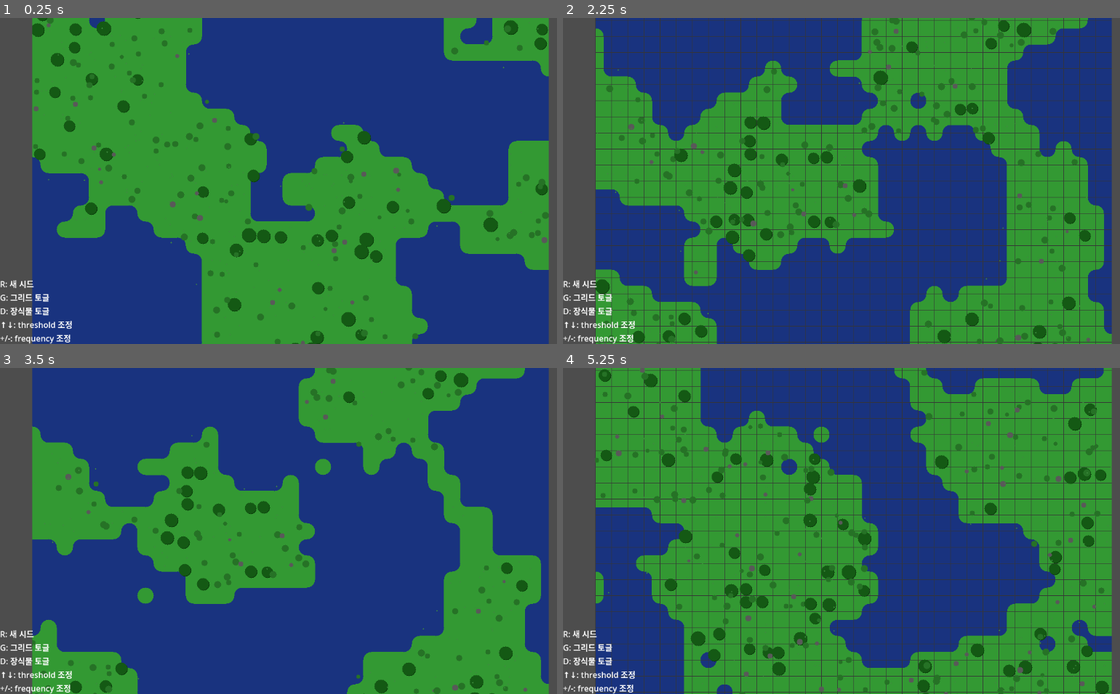
Above: before the commit, frames 1-4 (two rows, left to right).
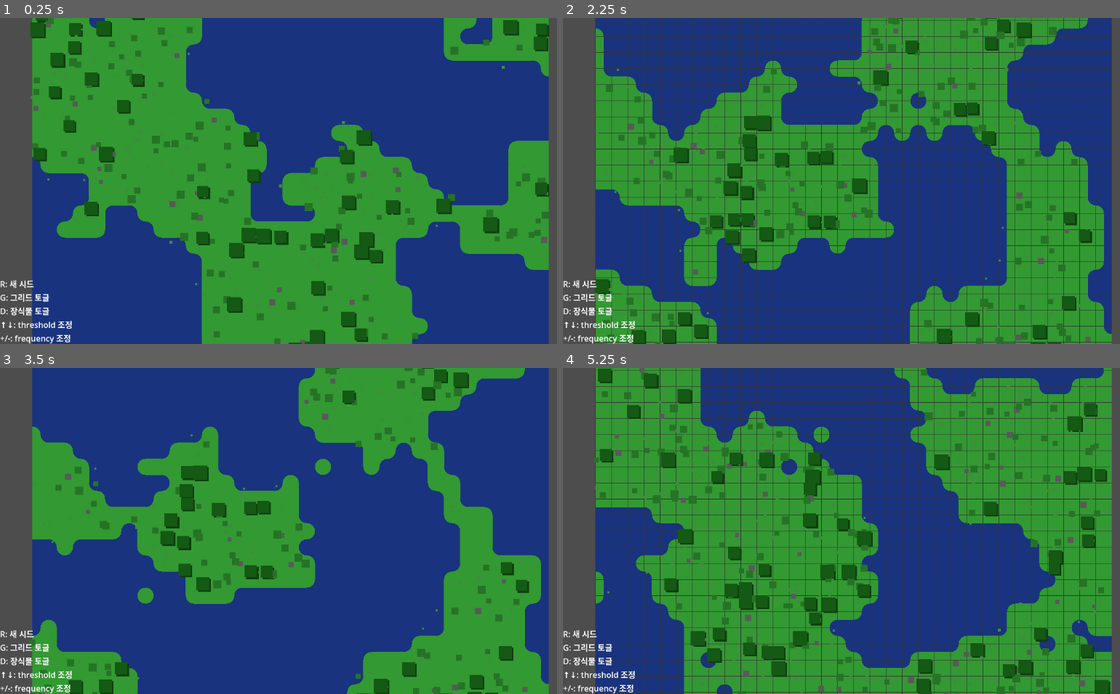
Above: after the commit, the same moments.

Repository: choe050919/World-Generator
Game: Godot game, scene res://demos/terrain/dual_grid_demo.tscn
The game is run twice, just before and just after one commit, with the same random seed, the same clock (stepped at 60 frames per second) and the same inputs. The project has no main scene, so this scene is started directly.
Inputs:
- Up to frame 1 (0.25 s): no input
- Up to frame 2 (2.25 s): tap Enter at 0.5, 2 s; hold D 0.53-1.28 s; tap R at 0.6, 2.1 s; tap Space at 1.25 s; hold Down 1.28-2.03 s; tap G at 1.35 s; hold D from 2.03 s (still down)
- Up to frame 3 (3.5 s): tap Space at 2.75 s; release D at 2.78 s; hold Up from 2.78 s (still down); tap G at 2.85 s
- Up to frame 4 (5.25 s): tap Enter at 3.5 s; release Up at 3.53 s; hold Down from 3.53 s (still down); tap R at 3.6, 5.1 s; tap Space at 4.25 s; tap G at 4.35 s

The runs differ from the first frame. In frame 1, 2.8% of the frame differs, in the area x 5-99%, y 0-100%; in frame 2, 2.6%; in frame 3, 1.8%; in frame 4, 3.7%.

Commit message:
refactor: Optimize decoration system using MultiMeshInstance2D
Refactor decoration rendering from CPU-based pixel manipulation to GPU-accelerated
hardware instancing. Replaces the slow DecorationLayer with a Node2D-based
DualGridDecorations system.

Changes:
- Optimization: Switch to MultiMeshInstance2D (1 draw call vs thousands of pixels)
- Architecture: Convert decoration logic from RefCounted helper to Node2D
- Fix: Resolve coordinate misalignment by parenting decorations to the terrain View
- Transformation: Adapt logic to use Transform2D (scale/position) instead of pixel radii

Files:
- dual_grid_decorations.gd (new): MultiMesh implementation
- dual_grid_demo.gd: integrate new decoration node and fix parenting
- decoration_layer.gd (deleted): superseded by new system

Diff:
--- a/demos/terrain/dual_grid_demo.gd
+++ b/demos/terrain/dual_grid_demo.gd
@@ -18,7 +18,8 @@
 var _factory := NoiseFieldFactory.new()
 var _terrain: DualGridTerrain
 var _visualizer: DualGridVisualizer
-var _decoration_layer: DecorationLayer
+#var _decoration_layer: DecorationLayer
+var _decorations: DualGridDecorations
 
 func _ready() -> void:
 	_setup()
@@ -32,7 +33,9 @@
 	_visualizer.tile_pixel_size = tile_pixel_size
 	_visualizer.show_grid = show_grid
 
-	_decoration_layer = DecorationLayer.new()
+	#_decoration_layer = DecorationLayer.new()
+	_decorations = DualGridDecorations.new()
+	view.add_child(_decorations)
 
 func _regenerate() -> void:
 	# 노이즈 필드 생성
@@ -54,12 +57,14 @@
 
 func _render() -> void:
 	var img := _visualizer.render(_terrain)
+	view.texture = ImageTexture.create_from_image(img)
 
 	# 장식물 레이어 적용 (선택적)
 	if show_decorations:
-		img = _decoration_layer.apply(img, _terrain, noise_seed)
-
-	view.texture = ImageTexture.create_from_image(img)
+		_decorations.visible = true
+		_decorations.generate(_terrain, tile_pixel_size, noise_seed)
+	else:
+		_decorations.visible = false
 
 func _unhandled_input(event: InputEvent) -> void:
 	if event is InputEventKey and event.pressed:
--- /dev/null
+++ b/dual_grid_decorations.gd
@@ -0,0 +1,154 @@
+class_name DualGridDecorations
+extends Node2D
+
+## 장식물 설정
+@export var tree_chance: float = 0.15
+@export var bush_chance: float = 0.3
+@export var rock_chance: float = 0.1
+@export var grass_density: float = 0.4
+
+## 색상 팔레트 (기존 유지)
+var tree_color := Color(0.08, 0.35, 0.08)
+var tree_shadow_color := Color(0.05, 0.25, 0.05)
+var bush_color := Color(0.15, 0.45, 0.15)
+var rock_color := Color(0.35, 0.35, 0.35)
+var grass_color := Color(0.25, 0.55, 0.25)
+
+# 각 장식물 타입별 MultiMeshInstance2D
+var mm_tree_shadow: MultiMeshInstance2D
+var mm_tree: MultiMeshInstance2D
+var mm_bush: MultiMeshInstance2D
+var mm_rock: MultiMeshInstance2D
+var mm_grass: MultiMeshInstance2D
+
+# 텍스처 (없으면 사각형으로 나옴, 원형 텍스처 할당 권장)
+var default_mesh: Mesh
+
+func _ready() -> void:
+	# 기본 메쉬 생성 (1x1 크기의 Quad)
+	default_mesh = QuadMesh.new()
+	default_mesh.size = Vector2(1, 1) # 스케일로 크기 조절 예정
+
+	# 레이어 순서대로 노드 생성 (그림자 -> 풀 -> 바위 -> 덤불 -> 나무)
+	# Y-Sort가 안되므로 레이어 순서가 렌더링 순서가 됨
+	mm_tree_shadow = _create_layer("TreeShadow", default_mesh)
+	mm_grass = _create_layer("Grass", default_mesh)
+	mm_rock = _create_layer("Rock", default_mesh)
+	mm_bush = _create_layer("Bush", default_mesh)
+	mm_tree = _create_layer("Tree", default_mesh)
+
+## MultiMeshInstance2D 노드 생성 및 설정 헬퍼
+func _create_layer(name: String, mesh: Mesh) -> MultiMeshInstance2D:
+	var mmi = MultiMeshInstance2D.new()
+	mmi.name = name
+	mmi.multimesh = MultiMesh.new()
+	mmi.multimesh.transform_format = MultiMesh.TRANSFORM_2D
+	mmi.multimesh.use_colors = true # 개별 색상 사용
+	mmi.multimesh.mesh = mesh
+	add_child(mmi)
+	return mmi
+
+## 외부에서 호출: 지형 데이터를 받아 장식물 배치
+func generate(terrain: DualGridTerrain, tile_pixel_size: int, seed_value: int) -> void:
+	var rng := RandomNumberGenerator.new()
+
+	# 데이터를 모을 배열들 (Transform2D, Color)
+	# 직접 MultiMesh에 넣는 것보다 배열에 모았다가 한 번에 넣는 게 빠름
+	var data = {
+		"tree": {"xforms": [], "colors": []},
+		"shadow": {"xforms": [], "colors": []},
+		"bush": {"xforms": [], "colors": []},
+		"rock": {"xforms": [], "colors": []},
+		"grass": {"xforms": [], "colors": []}
+	}
+
+	for ty in range(terrain.grid_size.y):
+		for tx in range(terrain.grid_size.x):
+			rng.seed = _tile_seed(seed_value, tx, ty)
+			var tile_result := terrain.evaluate_tile(tx, ty)
+
+			_process_tile(tile_result.type, tx, ty, tile_pixel_size, rng, data)
+
+	# 수집된 데이터를 실제 MultiMesh에 적용
+	_apply_to_multimesh(mm_tree, data.tree)
+	_apply_to_multimesh(mm_tree_shadow, data.shadow)
+	_apply_to_multimesh(mm_bush, data.bush)
+	_apply_to_multimesh(mm_rock, data.rock)
+	_apply_to_multimesh(mm_grass, data.grass)
+
+## 타일 시드 생성 (기존 로직 유지)
+func _tile_seed(base_seed: int, x: int, y: int) -> int:
+	return base_seed + x * 73856093 + y * 19349663
+
+## 타일별 장식물 로직 (기존 확률 로직 유지)
+func _process_tile(type: int, tx: int, ty: int, size: int, rng: RandomNumberGenerator, data: Dictionary) -> void:
+	match type:
+		MarchingSquares.TileType.FULL:
+			if rng.randf() < tree_chance:
+				_add_tree(tx, ty, size, rng, data)
+
+			for i in rng.randi_range(0, 2):
+				if rng.randf() < bush_chance:
+					_add_simple(tx, ty, size, rng, bush_color, data.bush, 0.15, 0.25)
+
+			if rng.randf() < rock_chance:
+				_add_simple(tx, ty, size, rng, rock_color, data.rock, 0.12, 0.2)
+
+			for i in rng.randi_range(0, 3):
+				if rng.randf() < grass_density:
+					_add_simple(tx, ty, size, rng, grass_color, data.grass, 0.05, 0.1) # 풀은 작게
+
+		MarchingSquares.TileType.INVERSE_CORNER:
+			if rng.randf() < tree_chance * 0.5:
+				_add_tree(tx, ty, size, rng, data)
+			if rng.randf() < bush_chance:
+				_add_simple(tx, ty, size, rng, bush_color, data.bush, 0.15, 0.25)
+			for i in rng.randi_range(0, 2):
+				if rng.randf() < grass_density:
+					_add_simple(tx, ty, size, rng, grass_color, data.grass, 0.05, 0.1)
+
+		MarchingSquares.TileType.EDGE:
+			if rng.randf() < grass_density * 0.5:
+				_add_simple(tx, ty, size, rng, grass_color, data.grass, 0.05, 0.1)
+
+## 나무 데이터 추가 (그림자 포함)
+func _add_tree(tx: int, ty: int, size: int, rng: RandomNumberGenerator, data: Dictionary) -> void:
+	var offset_x = rng.randi_range(int(size * 0.3), int(size * 0.7))
+	var offset_y = rng.randi_range(int(size * 0.3), int(size * 0.7))
+	var pos = Vector2(tx * size + offset_x, ty * size + offset_y)
+
+	# 반경을 스케일로 변환 (기존 로직: size * 0.35 ~ 0.45)
+	# QuadMesh가 1x1이므로, 스케일이 곧 지름(2 * radius)이 됨
+	var scale_val = size * rng.randf_range(0.35, 0.45) * 2.0
+
+	# 나무 본체
+	var xform = Transform2D(0.0, Vector2(scale_val, scale_val), 0.0, pos)
+	data.tree.xforms.append(xform)
+	data.tree.colors.append(tree_color)
+
+	# 그림자 (약간 아래 오른쪽으로 오프셋)
+	var shadow_pos = pos + Vector2(size * 0.1, size * 0.1)
+	var shadow_xform = Transform2D(0.0, Vector2(scale_val, scale_val), 0.0, shadow_pos)
+	data.shadow.xforms.append(shadow_xform)
+	data.shadow.colors.append(tree_shadow_color)
+
+## 일반 장식물(풀, 바위, 덤불) 데이터 추가
+func _add_simple(tx: int, ty: int, size: int, rng: RandomNumberGenerator, color: Color, list: Dictionary, min_r: float, max_r: float) -> void:
+	var pos = Vector2(
+		tx * size + rng.randi_range(0, size - 1),
+		ty * size + rng.randi_range(0, size - 1)
+	)
+	var scale_val = size * rng.randf_range(min_r, max_r) * 2.0
+
+	var xform = Transform2D(0.0, Vector2(scale_val, scale_val), 0.0, pos)
+	list.xforms.append(xform)
+	list.colors.append(color)
+
+## 최종적으로 MultiMesh에 데이터 적용
+func _apply_to_multimesh(mmi: MultiMeshInstance2D, list: Dictionary) -> void:
+	var count = list.xforms.size()
+	mmi.multimesh.instance_count = count # 인스턴스 개수 설정 (필수)
+
+	for i in range(count):
+		mmi.multimesh.set_instance_transform_2d(i, list.xforms[i])
+		mmi.multimesh.set_instance_color(i, list.colors[i])
Not shown, added: dual_grid_decorations.gd.uid
